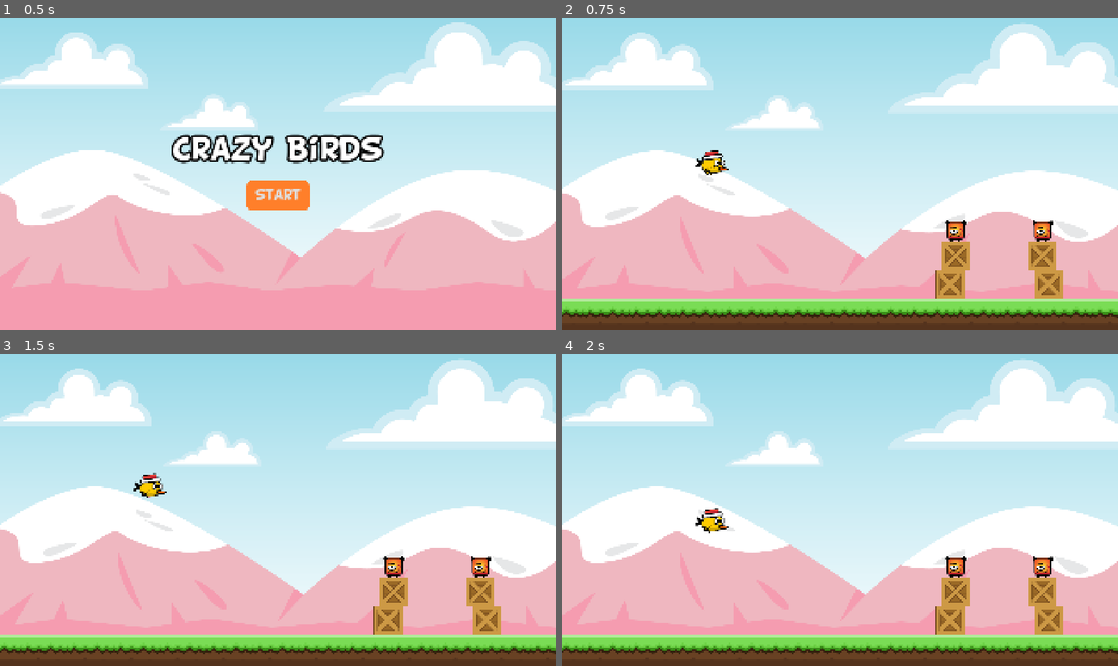
Above: before the commit, frames 1-4 (two rows, left to right).
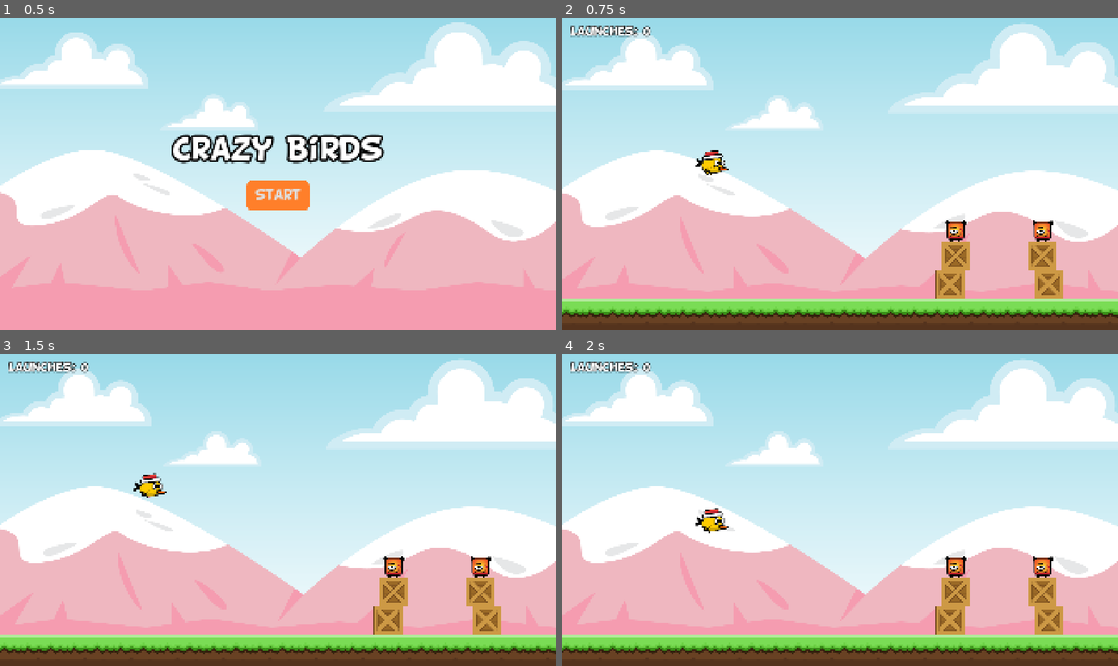
Above: after the commit, the same moments.

Repository: WMinerva/crazy_birds
Game: Godot game, scene res://scenes/ui/main/main.tscn
Same seed, same stepped clock (60 frames per second), same inputs: the game is played once before the commit and once after it.
Inputs (mouse positions are in pixels of both pictures, inside the frame that each line leads up to):
- Up to frame 1 (0.5 s): no input
- Up to frame 2 (0.75 s): click "Start" at 0.5 s
- Up to frame 3 (1.5 s): drag from (150, 500) to (333, 441) at 1.27 s
- Up to frame 4 (2 s): no input

Frame 1 is identical in both runs. In frame 2, 0.4% of the frame differs, in the area x 1-17%, y 2-7%; in frame 3, 0.4%; in frame 4, 0.4%.

Commit message:
next level & ui points

Diff:
--- a/autoloads/game_manager.gd
+++ b/autoloads/game_manager.gd
@@ -8,8 +8,22 @@
 }
 
 var current_level = 0
+var enemies_left = 0
+
+
+func set_enemies_left(enemies):
+	enemies_left = enemies
+
+
+func decrease_enemies_left():
+	enemies_left -= 1
+	if enemies_left == 0:
+		load_next_level.call_deferred()
 
 
 func load_next_level():
 	current_level += 1
-	get_tree().change_scene_to_packed(LEVELS[current_level])
+	if current_level <= LEVELS.size():
+		get_tree().change_scene_to_packed(LEVELS[current_level])
+	else:
+		pass
--- a/scenes/enemy/enemy.gd
+++ b/scenes/enemy/enemy.gd
@@ -19,6 +19,7 @@
 
 
 func destroy_enemy():
+	GameManager.decrease_enemies_left()
 	queue_free()
 	explode()
 
--- /dev/null
+++ b/scenes/levels/level.gd
@@ -0,0 +1,9 @@
+extends Node2D
+
+@onready var enemies = $Enemies
+
+
+# Called when the node enters the scene tree for the first time.
+func _ready() -> void:
+	var total_enemies = enemies.get_child_count()
+	GameManager.set_enemies_left(total_enemies)
--- a/scenes/levels/level.tscn
+++ b/scenes/levels/level.tscn
@@ -1,15 +1,18 @@
 [gd_scene format=3 uid="uid://cqnxpcg64vsi2"]
 
 [ext_resource type="Texture2D" uid="uid://01cmqgg0nium" path="res://assets/sprites/bg.png" id="1_377w7"]
+[ext_resource type="Script" uid="uid://bt3cvffskg72b" path="res://scenes/levels/level.gd" id="1_d4w6o"]
 [ext_resource type="Texture2D" uid="uid://b5wbilf76wysc" path="res://assets/sprites/ground.png" id="2_bovvr"]
 [ext_resource type="Script" uid="uid://dwd1oujrrcc32" path="res://scenes/levels/player_spawner.gd" id="4_xb4v1"]
 [ext_resource type="PackedScene" uid="uid://kv8xodshjf0n" path="res://scenes/player/player.tscn" id="5_urvlt"]
 [ext_resource type="Script" uid="uid://kbt4dbmw0ihp" path="res://scenes/levels/follow_camera.gd" id="7_mbbpy"]
+[ext_resource type="PackedScene" uid="uid://skix048bmpsn" path="res://scenes/ui/hud/hud.tscn" id="7_ouxo3"]
 
 [sub_resource type="RectangleShape2D" id="RectangleShape2D_b2cq8"]
 size = Vector2(2400, 162)
 
 [node name="Level" type="Node2D" unique_id=1762819928]
+script = ExtResource("1_d4w6o")
 
 [node name="Environment" type="Node2D" parent="." unique_id=1283720114]
 
@@ -58,4 +61,9 @@
 
 [node name="Crates" type="Node2D" parent="." unique_id=578960277]
 
+[node name="UI_layer" type="CanvasLayer" parent="." unique_id=513993801]
+
+[node name="HUD" parent="UI_layer" unique_id=1996511806 instance=ExtResource("7_ouxo3")]
+metadata/_edit_lock_ = true
+
 [connection signal="player_spawned" from="PlayerSpawner" to="FollowCamera" method="_on_player_spawner_player_spawned"]
--- /dev/null
+++ b/scenes/ui/hud/hud.tscn
@@ -0,0 +1,28 @@
+[gd_scene format=3 uid="uid://skix048bmpsn"]
+
+[node name="HUD" type="Control" unique_id=1996511806]
+layout_mode = 3
+anchors_preset = 15
+anchor_right = 1.0
+anchor_bottom = 1.0
+grow_horizontal = 2
+grow_vertical = 2
+mouse_filter = 2
+
+[node name="MarginContainer" type="MarginContainer" parent="." unique_id=1299774272]
+layout_mode = 1
+anchors_preset = 15
+anchor_right = 1.0
+anchor_bottom = 1.0
+grow_horizontal = 2
+grow_vertical = 2
+theme_override_constants/margin_left = 30
+theme_override_constants/margin_top = 30
+theme_override_constants/margin_right = 30
+theme_override_constants/margin_bottom = 30
+
+[node name="Launcheslabel" type="Label" parent="MarginContainer" unique_id=1862139017]
+layout_mode = 2
+size_flags_horizontal = 0
+size_flags_vertical = 0
+text = "Launches: 0"
Not shown, added: scenes/levels/level.gd.uid
